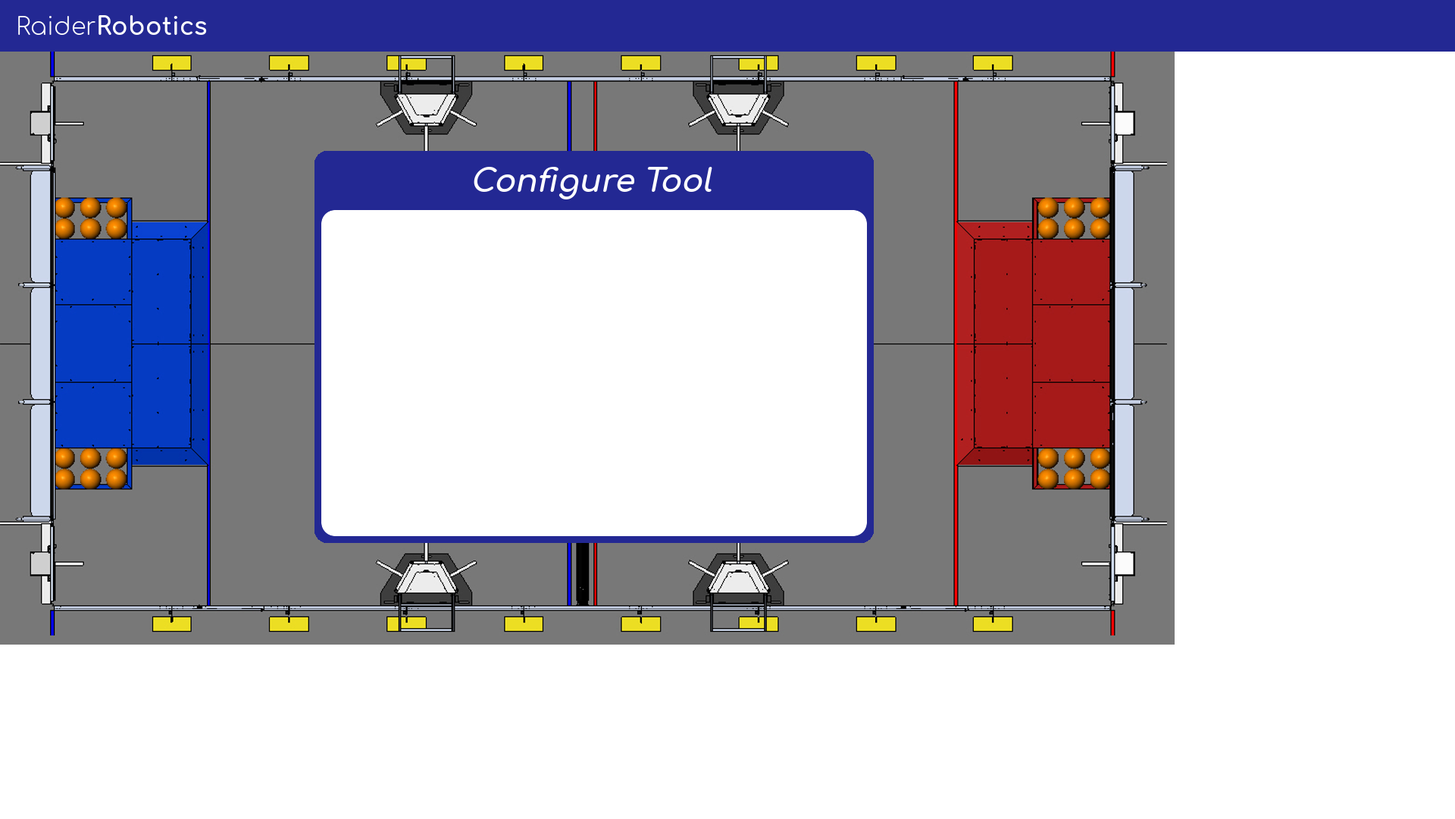
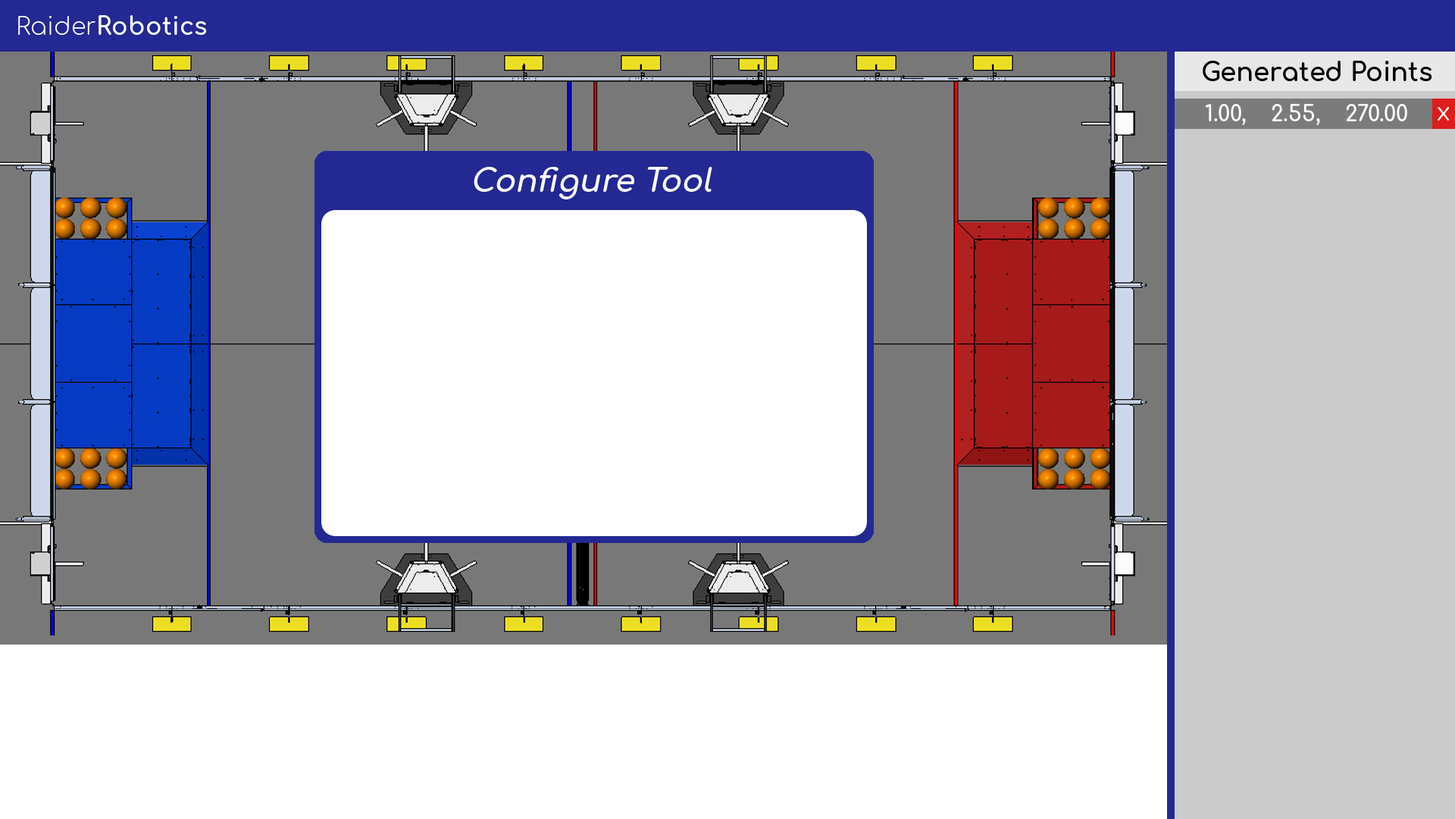
Revision of a layered (1455, 819) image; what changed, layer by layer:
added group "pointlist" with 8 layers above "FieldUI" over (x1=1167, y1=51, x2=1455, y2=819)
added group "point" with 4 layers in group "pointlist" over (x1=1174, y1=98, x2=1455, y2=129)
added layer "1.00, 2.55, 270.00" in group "point" over (x1=1205, y1=103, x2=1408, y2=126)
added layer "Delete" in group "point" over (x1=1432, y1=98, x2=1455, y2=129)
added layer "bg #2" in group "point" over (x1=1174, y1=98, x2=1455, y2=129)
added layer "Generated Points" in group "pointlist" over (x1=1202, y1=60, x2=1433, y2=82)
added layer "bg #1" in group "pointlist" over (x1=1167, y1=51, x2=1455, y2=819)
